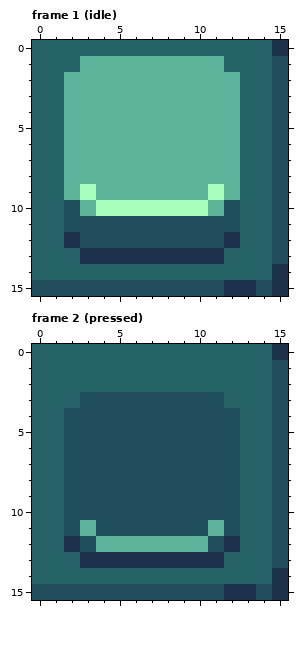
Edited in one commit: pixel-art file (sprites/sprite_button.ase). The picture above is the old version.
16x16 pixels, 2 frames. Shown: frame 1 (idle), frame 2 (pressed).
New version:
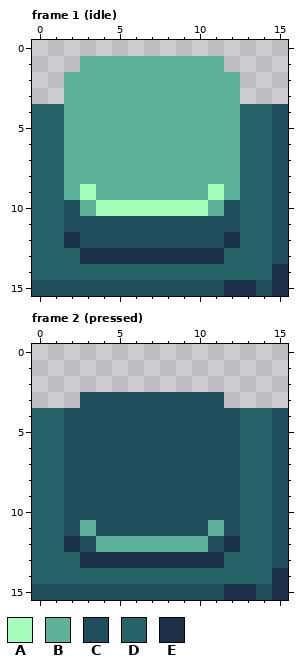
Palette (. is transparent): A #a5ffba  B #5db39a  C #204e5c  D #266368  E #1d304a
Difference:
--- frame 1 (idle)
@@ x 0..15 @@
- 0 DDDDDDDDDDDDDDDE
- 1 DDDBBBBBBBBBDDDC
- 2 DDBBBBBBBBBBBDDC
- 3 DDBBBBBBBBBBBDDC
+ 0 ................
+ 1 ...BBBBBBBBB....
+ 2 ..BBBBBBBBBBB...
+ 3 ..BBBBBBBBBBB...
  4 DDBBBBBBBBBBBDDC
--- frame 2 (pressed)
@@ x 0..15 @@
- 0 DDDDDDDDDDDDDDDE
- 1 DDDDDDDDDDDDDDDC
- 2 DDDDDDDDDDDDDDDC
- 3 DDDCCCCCCCCCDDDC
+ 0 ................
+ 1 ................
+ 2 ................
+ 3 ...CCCCCCCCC....
  4 DDCCCCCCCCCCCDDC
Where, in picture pixels (left, top, right, bottom), the same in both pictures:
erased: (32, 40, 288, 104)
erased: (32, 344, 288, 408)
